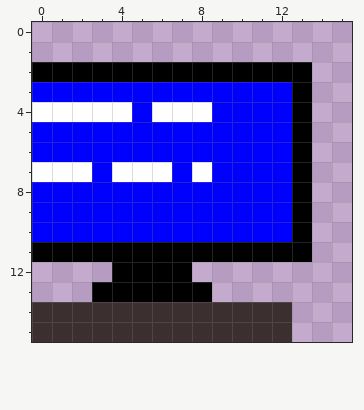
Two versions of one pixel-art sprite, data/images/original/comp_tr.png. The picture above was drawn from the file before the commit.
The file is 16x16 pixels. Pixels under 10% opacity are left out. Colours within 5 levels of each other are drawn and written as one.
After the commit:
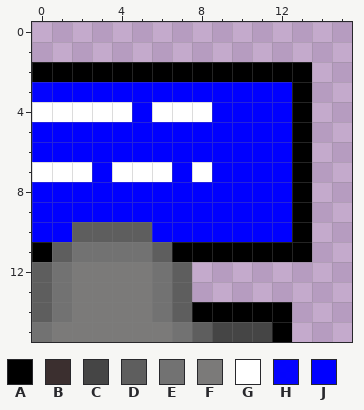
Palette (. is transparent): A #000000  B #3b2f2f  C #454545  D #5e5e5e  E #727272  F #7b7a79  G #ffffff  H #0000fff9  J #0000ff
Edits made:
@@ x 0..2 @@
  2 AAA
- 3 JJJ
+ 3 HJJ
  4 GGG
@@ x 0..15 @@
  9 JJJJJJJJJJJJJA..
-10 JJJJJJJJJJJJJA..
-11 AAAAAAAAAAAAAA..
-12 ....AAAA........
-13 ...AAAAAA.......
-14 BBBBBBBBBBBBB...
-15 BBBBBBBBBBBBB...
+10 JJDDDDJJJJJJJA..
+11 ADEEEEDAAAAAAA..
+12 DEFFFFED........
+13 DEFFFFED........
+14 DEFFFFEDAAAAA...
+15 EFFFFFFEDCCCA...
Boxes around the changes in both pictures, in picture pixels (x1, y1, x2, y2):
changed: (32, 82, 52, 102)
changed: (32, 222, 292, 342)
